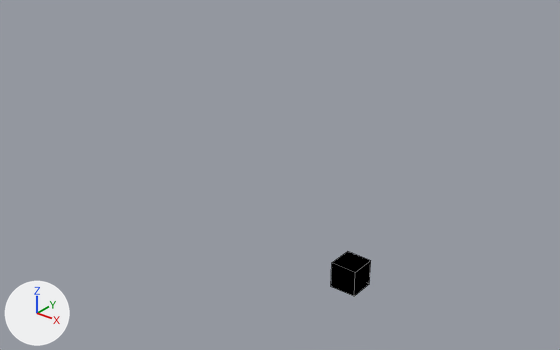
An edit to the Blender file zx_drafts/3d_concept.blend, drawn before and after from the same camera.
Rendered twice from a 50 mm camera at (25.5, -40.0, 30.7) aimed at (-13.7, 9.0, 0.3). Lighting does not change. The marker at lower left points along +X, +Y and +Z. Mesh edges are drawn as thin lines.
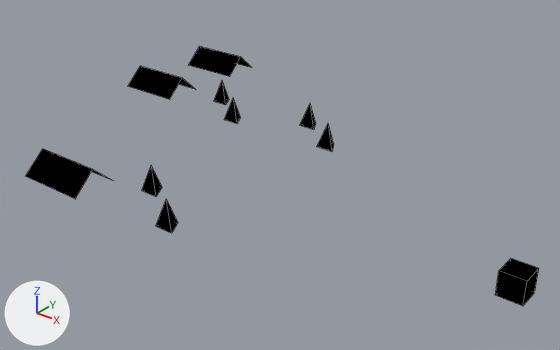
Scene script edits in JSON lines:
```json
{"op": "add", "block": "me_plane", "code": ["me_plane = bpy.data.meshes.new('Plane')", "me_plane.from_pydata([(0.0, 0.0, -0.95), (0.0, 0.0, -0.22), (0.0, 1.34, -0.22), (-1.16, -0.67, -0.22), (1.16, -0.67, -0.22), (0.0, 0.64, 0.93), (-0.55, -0.32, 0.93), (0.55, -0.32, 0.93), (0.0, 1.0, 0.94), (-0.87, -0.5, 0.94), (0.87, -0.5, 0.94), (0.0, 0.0, 3.35)], [(1, 0), (3, 2), (4, 3), (2, 4), (4, 7), (5, 2), (3, 6)], [(8, 10, 11), (10, 9, 11), (9, 8, 11)])", "me_plane.materials.append(mat_material)  # black #000000"]}
{"op": "add", "block": "me_cube_001", "code": ["me_cube_001 = bpy.data.meshes.new('Cube.001')", "me_cube_001.from_pydata(...)  # 26 vertices, 2 faces, 19 loose edges; spans x -3.33..3.29, y -2.01..2.01, z -0.99..2.88", "me_cube_001.materials.append(mat_material)  # black #000000"]}
{"op": "set", "path": "ob_cube.location", "old": "(0.0, 0.0, 0.0)", "new": "(10.25, 4.93, 1.0)"}
{"op": "add", "block": "ob_tree", "code": ["ob_tree = bpy.data.objects.new('Tree', me_plane)", "ob_tree.location = (-16.29, 16.88, 0.95)"]}
{"op": "add", "block": "ob_tree2", "code": ["ob_tree2 = bpy.data.objects.new('Tree2', me_plane)", "ob_tree2.location = (-17.82, -2.37, 0.95)"]}
{"op": "add", "block": "ob_house", "code": ["ob_house = bpy.data.objects.new('House', me_cube_001)", "ob_house.location = (-24.77, -5.35, 1.0)"]}
{"op": "add", "block": "ob_house_001", "code": ["ob_house_001 = bpy.data.objects.new('House.001', me_cube_001)", "ob_house_001.location = (-35.46, 24.85, 1.0)"]}
{"op": "add", "block": "ob_tree_001", "code": ["ob_tree_001 = bpy.data.objects.new('Tree.001', me_plane)", "ob_tree_001.location = (-12.59, -5.71, 0.95)"]}
{"op": "add", "block": "ob_tree_002", "code": ["ob_tree_002 = bpy.data.objects.new('Tree.002', me_plane)", "ob_tree_002.location = (-11.91, 13.73, 0.95)"]}
{"op": "add", "block": "ob_tree_003", "code": ["ob_tree_003 = bpy.data.objects.new('Tree.003', me_plane)", "ob_tree_003.location = (-23.09, 13.39, 0.95)"]}
{"op": "add", "block": "ob_tree_004", "code": ["ob_tree_004 = bpy.data.objects.new('Tree.004', me_plane)", "ob_tree_004.location = (-27.48, 16.54, 0.95)"]}
{"op": "add", "block": "ob_house_002", "code": ["ob_house_002 = bpy.data.objects.new('House.002', me_cube_001)", "ob_house_002.location = (-35.35, 15.27, 1.0)"]}
```

Changed parts and their boxes [x1, y1, x2, y2] in the pictures (560 x 350 px):
```json
{"object": "Cube", "change": "moved", "before": [331, 251, 371, 296], "after": [495, 259, 539, 306]}
{"object": "House", "change": "added", "after": [26, 149, 113, 199], "on screen": "black"}
{"object": "House.002", "change": "added", "after": [128, 66, 195, 99], "on screen": "black"}
{"object": "House.001", "change": "added", "after": [189, 47, 252, 77], "on screen": "black"}
{"object": "Tree.001", "change": "added", "after": [156, 199, 178, 233], "on screen": "black"}
{"object": "Tree2", "change": "added", "after": [142, 165, 162, 196]}
{"object": "Tree.002", "change": "added", "after": [317, 124, 334, 151]}
{"object": "Tree", "change": "added", "after": [300, 104, 316, 129]}
{"object": "Tree.003", "change": "added", "after": [224, 98, 240, 123]}
{"object": "Tree.004", "change": "added", "after": [214, 81, 229, 105]}
```
